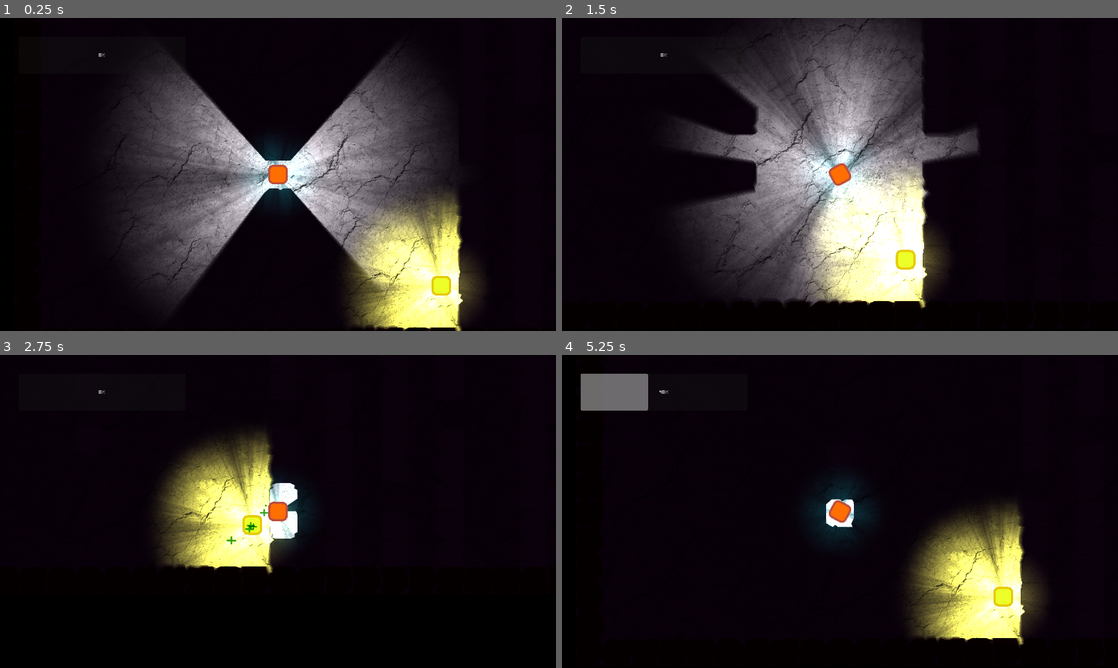
Above: before the commit, frames 1-4 (two rows, left to right).
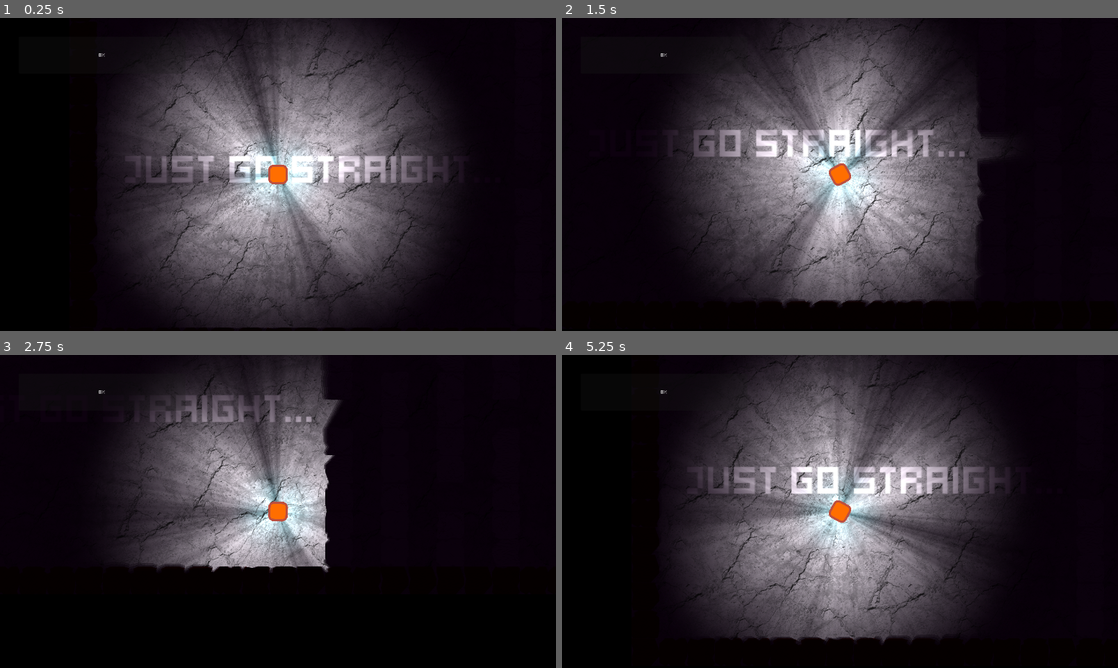
Above: after the commit, the same moments.

Repository: kurilluk/FITJam24
Game: Godot game, scene res://scenes/level01.tscn
Two runs of this game, one before a commit and one after it. Both use one fixed random seed, a clock stepped at 60 frames per second and the inputs below. This scene is started directly instead of the project's main scene.
Inputs (mouse positions are in pixels of both pictures, inside the frame that each line leads up to):
- Up to frame 1 (0.25 s): no input
- Up to frame 2 (1.5 s): tap Enter at 0.5 s; move the mouse to (962, 158) at 0.52 s; press the mouse at (962, 158) at 0.53 s; hold Right (ui_right) 0.53-1.28 s; move the mouse to (728, 190) at 1.27 s; release the mouse at (728, 190) at 1.28 s; hold Down (ui_down) from 1.28 s (still down); right-click (728, 190) at 1.35 s
- Up to frame 3 (2.75 s): move the mouse to (333, 442) at 2.02 s; release Down (ui_down) at 2.03 s; press the mouse at (333, 442) at 2.03 s; hold Right (ui_right) from 2.03 s (still down)
- Up to frame 4 (5.25 s): move the mouse to (812, 574) at 2.77 s; release Right (ui_right) at 2.78 s; release the mouse at (812, 574) at 2.78 s; hold Up (ui_up) 2.78-3.53 s; right-click (812, 574) at 2.85 s; move the mouse to (1006, 558) at 3.52 s; press the mouse at (1006, 558) at 3.53 s; hold Left (ui_left) 3.53-5.03 s; move the mouse to (673, 464) at 4.27 s; release the mouse at (673, 464) at 4.28 s; right-click (673, 464) at 4.35 s; move the mouse to (867, 511) at 5.02 s; press the mouse at (867, 511) at 5.03 s; hold Down (ui_down) from 5.03 s (still down)

The runs differ from the first frame. In frame 1, 32% of the frame differs, in the area x 20-87%, y 0-100%; in frame 2, 21%; in frame 3, 21%; in frame 4, 48%, in the area x 3-87%, y 0-94%.
Error before the commit: Invalid access of index '1' on a base object of type: 'Array'. (res://scripts/Tramps.gd:31)

Commit message:
justGo

Diff:
--- a/UI/UI_theme.tres
+++ b/UI/UI_theme.tres
@@ -4,5 +4,6 @@
 
 [resource]
 default_font = ExtResource("1_ip6kt")
+Label/font_sizes/font_size = 16
 ProgressBar/colors/font_color = Color(0.95, 0.95, 0.95, 1)
 ProgressBar/colors/font_outline_color = Color(1, 1, 1, 1)
--- a/scenes/level01.tscn
+++ b/scenes/level01.tscn
@@ -1,11 +1,10 @@
-[gd_scene load_steps=11 format=3 uid="uid://biogjax4fxdhd"]
+[gd_scene load_steps=10 format=3 uid="uid://biogjax4fxdhd"]
 
 [ext_resource type="Theme" uid="uid://dhwpta7qgho67" path="res://UI/UI_theme.tres" id="1_rbyeo"]
 [ext_resource type="TileSet" uid="uid://drcy18v0gpc0d" path="res://tileset/Rocks.tres" id="2_275g0"]
 [ext_resource type="Script" path="res://scripts/astarUniversal.gd" id="3_preer"]
 [ext_resource type="Texture2D" uid="uid://8ohvsc1ifcrc" path="res://images/cracked-rock-1024x1024-assets/rock.png" id="4_fy0y7"]
 [ext_resource type="Script" path="res://scripts/Tramps.gd" id="10_prte6"]
-[ext_resource type="PackedScene" uid="uid://d3cfww00ag4cy" path="res://scenes/tramp.tscn" id="11_qpigp"]
 [ext_resource type="PackedScene" uid="uid://btqmn3pt72x8f" path="res://scenes/player.tscn" id="12_te7ba"]
 [ext_resource type="Script" path="res://scripts/StressMeter.gd" id="13_qp8cs"]
 [ext_resource type="AudioStream" uid="uid://dun8vvei2xm7h" path="res://sounds/ambience/ambience_fear_01.mp3" id="14_8saj4"]
@@ -20,8 +19,24 @@
 
 [node name="GUI" type="CanvasLayer" parent="."]
 
+[node name="Control" type="Control" parent="GUI"]
+layout_mode = 3
+anchors_preset = 8
+anchor_left = 0.5
+anchor_top = 0.5
+anchor_right = 0.5
+anchor_bottom = 0.5
+grow_horizontal = 2
+grow_vertical = 2
+
+[node name="CenterContainer" type="CenterContainer" parent="GUI/Control"]
+layout_mode = 0
+offset_left = -960.0
+offset_top = -540.0
+offset_right = -920.0
+offset_bottom = -500.0
+
 [node name="todo_texture_bar" type="TextureProgressBar" parent="GUI"]
-visible = false
 offset_right = 384.0
 offset_bottom = 40.0
 
@@ -37,7 +52,7 @@
 z_index = 2
 tile_set = ExtResource("2_275g0")
 format = 2
-layer_0/tile_data = PackedInt32Array(0, 65537, 0, 1, 131073, …(4394 unchanged characters)… 1073, 0, 983055, 196609, 0, 983043, 1, 0, 524297, 131072, 0, 655369, 0, 0)
+layer_0/tile_data = PackedInt32Array(0, 65537, 0, 1, 131073, …(4394 unchanged characters)… 1073, 0, 983055, 196609, 0, 983043, 1, 0)
 script = ExtResource("3_preer")
 
 [node name="Background" type="Sprite2D" parent="Level"]
@@ -55,27 +70,8 @@
 visibility_layer = 2
 color = Color(0.0509804, 0.00392157, 0.0588235, 1)
 
-[node name="Tramps" type="Node" parent="."]
-script = ExtResource("10_prte6")
-
-[node name="Tramp" parent="Tramps" instance=ExtResource("11_qpigp")]
-z_index = 1
-position = Vector2(984, 864)
-
-[node name="Tramp2" parent="Tramps" instance=ExtResource("11_qpigp")]
-z_index = 1
-position = Vector2(984, 864)
-
-[node name="Tramp3" parent="Tramps" instance=ExtResource("11_qpigp")]
-z_index = 1
-position = Vector2(984, 864)
-
-[node name="Tramp4" parent="Tramps" instance=ExtResource("11_qpigp")]
-z_index = 1
-position = Vector2(984, 864)
-
 [node name="Player" parent="." node_paths=PackedStringArray("TurnOnAtStart") instance=ExtResource("12_te7ba")]
-position = Vector2(608, 608)
+position = Vector2(480, 608)
 TurnOnAtStart = [NodePath("../CanvasModulate"), NodePath("../Level/Background")]
 
 [node name="WorldEnvironment" type="WorldEnvironment" parent="."]
@@ -88,3 +84,26 @@
 [node name="DynamicAmbient" type="AudioStreamPlayer" parent="."]
 stream = ExtResource("14_8saj4")
 bus = &"Ambience"
+
+[node name="Tramps" type="Node" parent="."]
+script = ExtResource("10_prte6")
+
+[node name="Control" type="Control" parent="."]
+layout_mode = 3
+anchors_preset = 15
+anchor_right = 1.0
+anchor_bottom = 1.0
+grow_horizontal = 2
+grow_vertical = 2
+
+[node name="Label" type="Label" parent="Control"]
+z_index = 101
+layout_mode = 0
+offset_left = 128.0
+offset_top = 512.0
+offset_right = 1296.0
+offset_bottom = 672.0
+theme = ExtResource("1_rbyeo")
+theme_override_font_sizes/font_size = 96
+text = "Just go straight..."
+vertical_alignment = 1
--- a/scenes/player.tscn
+++ b/scenes/player.tscn
@@ -41,7 +41,7 @@
 texture_scale = 3.17
 
 [node name="Sprite" type="Sprite2D" parent="."]
-z_index = 4
+z_index = 105
 texture_filter = 1
 material = SubResource("CanvasItemMaterial_bolcr")
 texture = ExtResource("6_sng0k")
